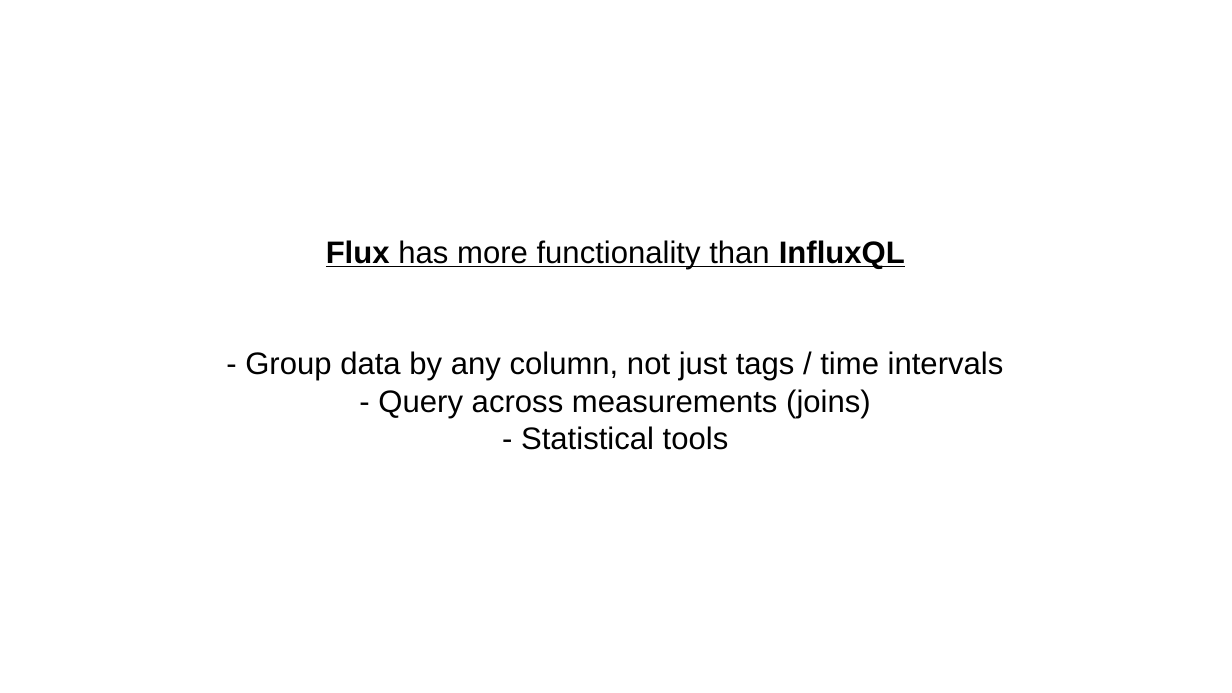
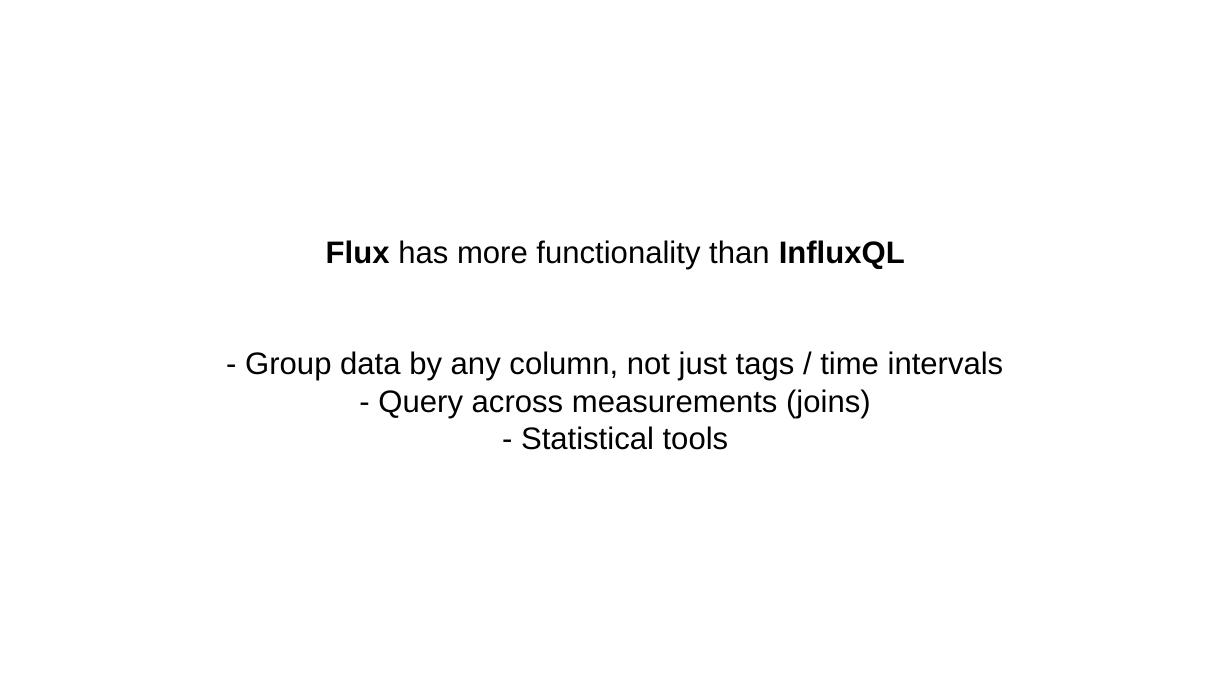
Before and after one commit to skrabbenborg/nosql-talk, a slide deck: slide 27 of presentation/presentation.pptx. Drawn at 1232x693 pixels with LibreOffice and Linux fonts; fonts in the diff are those of the drawing; background and template pictures are left out. Boxes give left, top, right and bottom in pixels: in the first picture for what was removed or moved away, otherwise in the second. Text is boxed around its words. In the diff, an @@ line names an element or a change of style, - is before the commit and + after.

Commit message:
Finalize InfluxDB and progress on neo4j

```diff
--- a/presentation/presentation.pptx
+++ b/presentation/presentation.pptx
@@ text at (326,240,905,269): underline off in "Flux has more functionality than InfluxQL" @@
```
Also in this commit, not shown: 2 other slides changed, 4 slides added, 4 slides removed, 5 other files.
